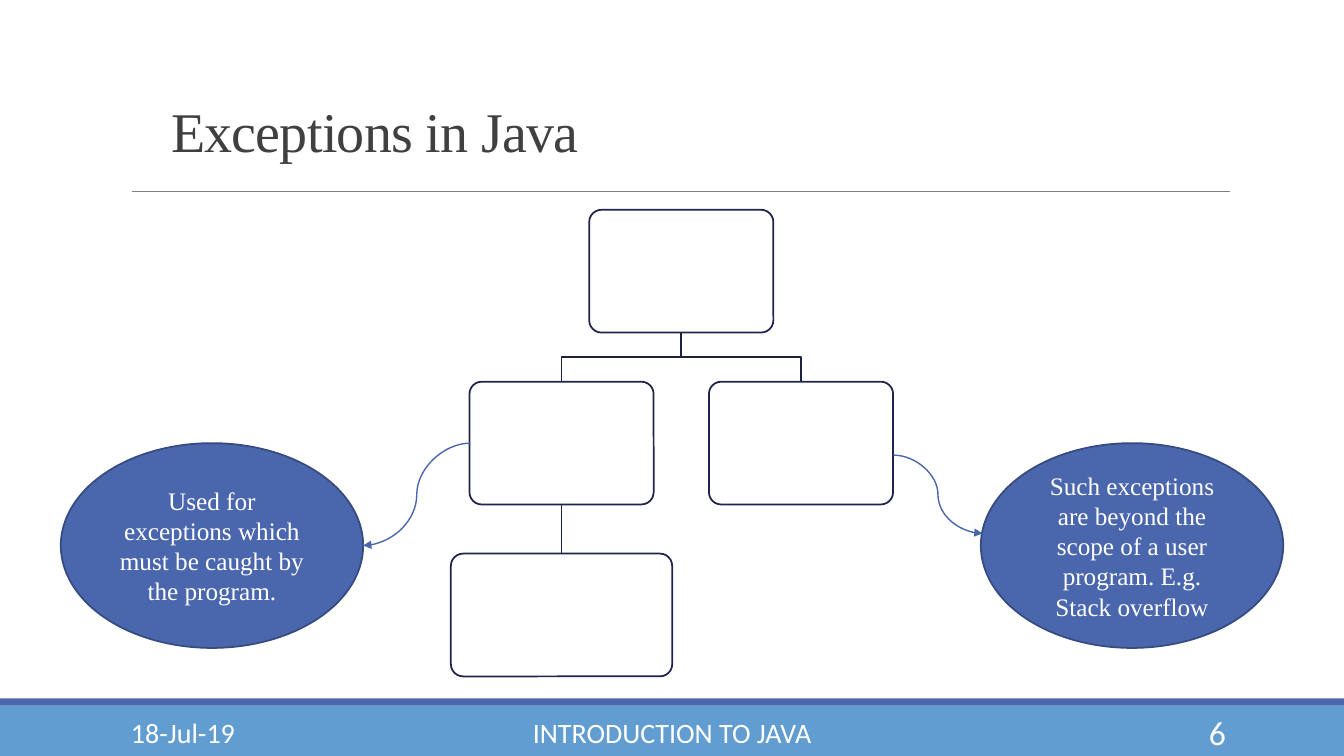
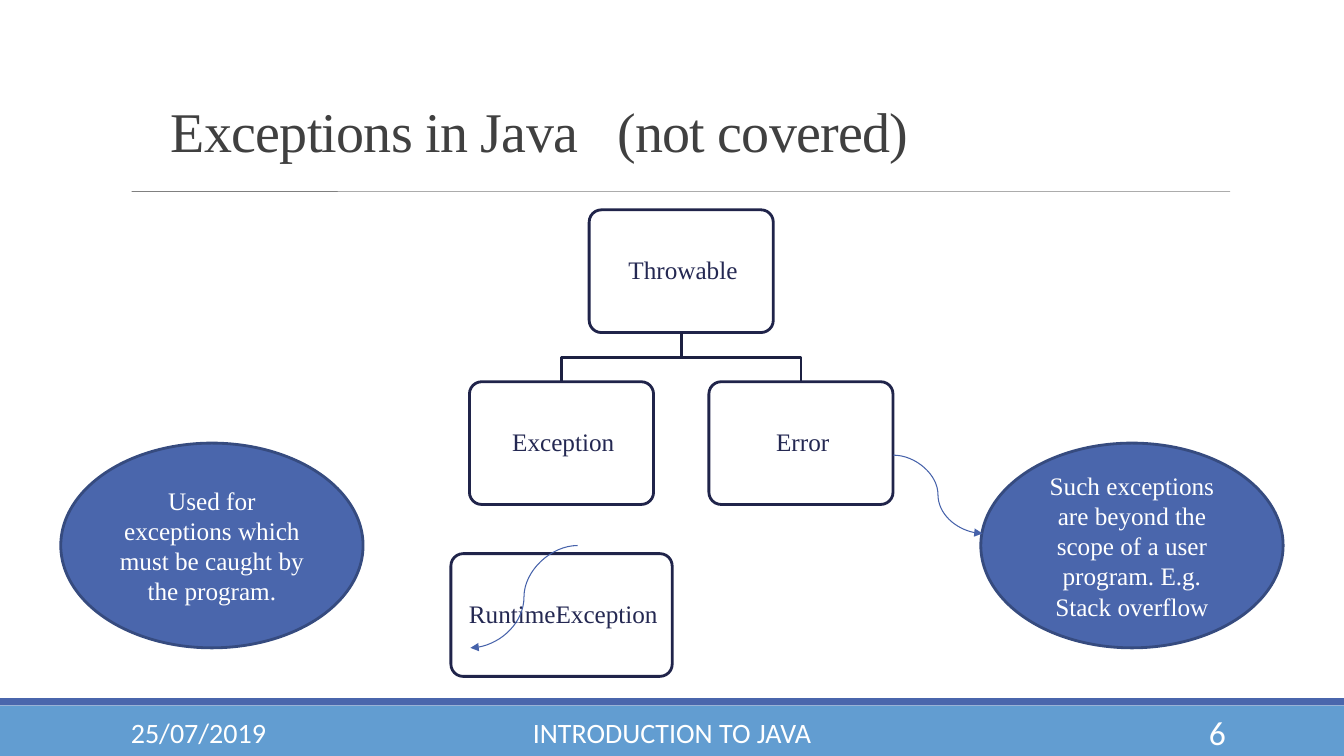
Before and after one commit to YashLele/JavaForWPU, a slide deck: slide 6 of Module 2A - Exception Handling.pptx. Drawn at 1344x756 pixels with LibreOffice and Linux fonts; fonts in the diff are those of the drawing; background and template pictures are left out. Boxes give left, top, right and bottom in pixels: in the first picture for what was removed or moved away, otherwise in the second. Text is boxed around its words. In the diff, an @@ line names an element or a change of style, - is before the commit and + after.

Commit message:
marked exceptions

```diff
--- a/Module 2A - Exception Handling.pptx
+++ b/Module 2A - Exception Handling.pptx
@@ text at [171, 113, 909, 163]: text changed @@
-Exceptions in Java
+Exceptions in Java (not covered)
@@ line (132, 192) - (1230, 192): stroke #808080 0.5 pt to #808080 0.51 pt @@
@@ rounded rectangle "Throwable": place and size @@
-rounded rectangle "Throwable" at [593, 214, 770, 330]
+rounded rectangle "Throwable" at [590, 210, 774, 333]
@@ rounded rectangle "Exception": place and size @@
-rounded rectangle "Exception" at [473, 385, 650, 501]
+rounded rectangle "Exception" at [470, 382, 654, 505]
@@ text colour #FFFFFF to #242852; fill none to #FFFFFF; outline none to #21244A 2 pt in 4 elements at [451, 554, 673, 677], [590, 210, 774, 333], [470, 382, 654, 505], [709, 382, 893, 505] @@
@@ rounded rectangle "Error": place and size @@
-rounded rectangle "Error" at [713, 385, 890, 501]
+rounded rectangle "Error" at [709, 382, 893, 505]
@@ group removed at [451, 210, 893, 677]: 4 rounded rectangles @@
@@ ellipse "Used for exceptions which must ..." at [60, 444, 363, 648]: outline #374B7F 1.25 pt to #374B7F 2 pt @@
@@ curved arrow removed from (471, 444) to (363, 545) @@
@@ ellipse "Such exceptions are beyond the ..." at [981, 444, 1284, 648]: outline #374B7F 1.25 pt to #374B7F 2 pt @@
@@ freeform shape at [557, 505, 567, 555]: outline #21244A 1.25 pt to #21244A 2 pt @@
@@ rounded rectangle "RuntimeException": place and size @@
-rounded rectangle "RuntimeException" at [455, 558, 668, 674]
+rounded rectangle "RuntimeException" at [451, 554, 673, 677]
@@ curved arrow added from (578, 545) to (471, 648), #4663AB 0.75 pt @@
@@ text at [131, 723, 266, 744]: text changed @@
-18-Jul-19
+25/07/2019
```
Also in this commit, not shown: 12 other slides changed.
